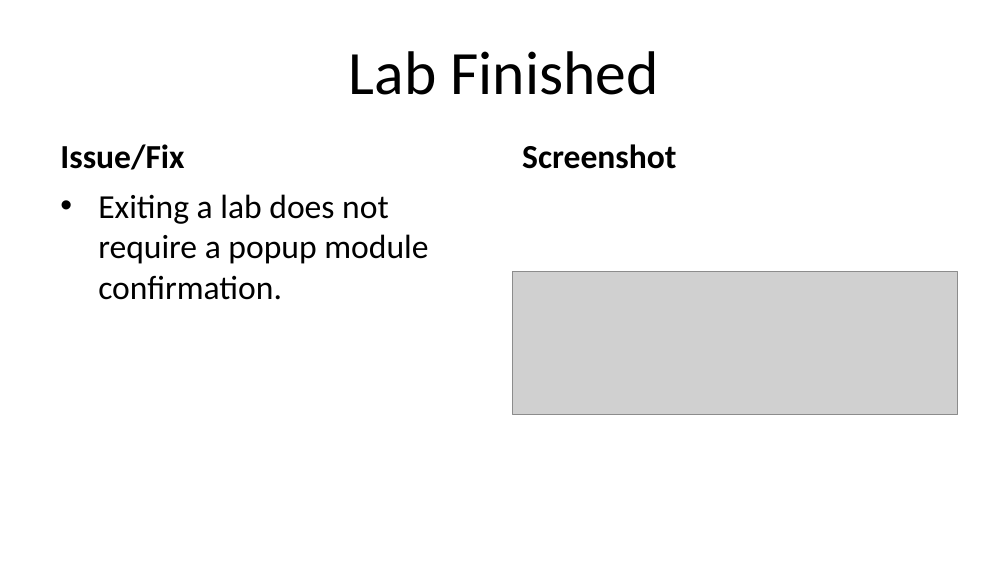
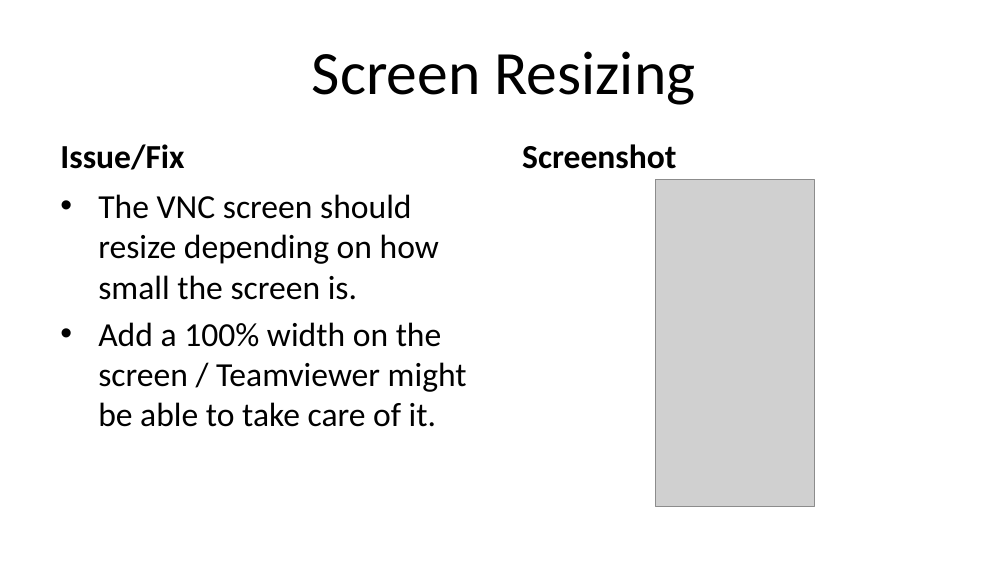
Before and after one commit to Jmackas/Proctoring_Revamp, a slide deck: slide 17 of remotelab/Remote Labs Suggested Changes.pptx (slide 16 before the commit). Drawn at 1008x567 pixels with LibreOffice and Linux fonts; fonts in the diff are those of the drawing; grey boxes stand for pictures. Boxes give left, top, right and bottom in pixels: in the first picture for what was removed or moved away, otherwise in the second. Text is boxed around its words. In the diff, an @@ line names an element or a change of style, - is before the commit and + after.

```diff
--- a/remotelab/Remote Labs Suggested Changes.pptx
+++ b/remotelab/Remote Labs Suggested Changes.pptx
@@ title at (312, 51, 695, 105): text changed @@
-Lab Finished
+Screen Resizing
@@ picture added at (655, 179, 814, 506) @@
@@ text at (98, 194, 467, 427): text changed @@
-• Exiting a lab does not require a popup module confirmation.
+• The VNC screen should resize depending on how small the screen is.
+• Add a 100% width on the screen / Teamviewer might be able to take care of it.
@@ picture removed at (512, 272, 958, 415) @@
```
Also in this commit, not shown: 1 slide added.
